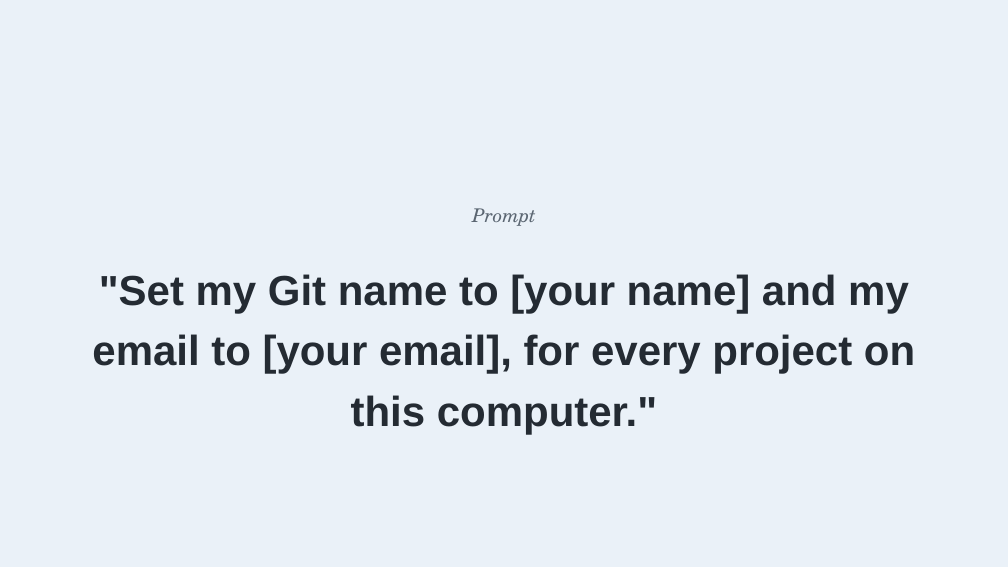
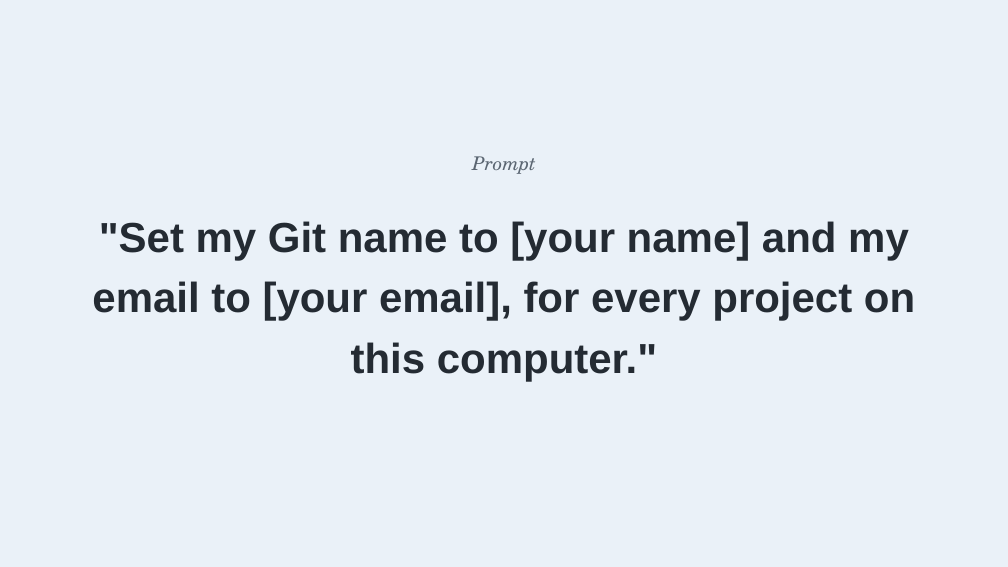
Before and after one commit to benjiesotelo-sudo/Telos_FIN1209, a slide deck: slide 12 of special-lecture/FIN1209-Special-Lecture-1-Setup.pptx. Drawn at 1008x567 pixels with LibreOffice and Linux fonts; fonts in the diff are those of the drawing. Boxes give left, top, right and bottom in pixels: in the first picture for what was removed or moved away, otherwise in the second. Text is boxed around its words. In the diff, an @@ line names an element or a change of style, - is before the commit and + after.

```diff
--- a/special-lecture/FIN1209-Special-Lecture-1-Setup.pptx
+++ b/special-lecture/FIN1209-Special-Lecture-1-Setup.pptx
@@ text "Prompt": place and size @@
-text "Prompt" at (472, 208, 536, 226)
+text "Prompt" at (472, 156, 536, 174)
@@ text ""Set my Git name to ...": place and size @@
-text ""Set my Git name to ..." at (92, 274, 915, 434)
+text ""Set my Git name to ..." at (92, 221, 915, 381)
```
Also in this commit, not shown: 8 other slides changed, 3 other files.
